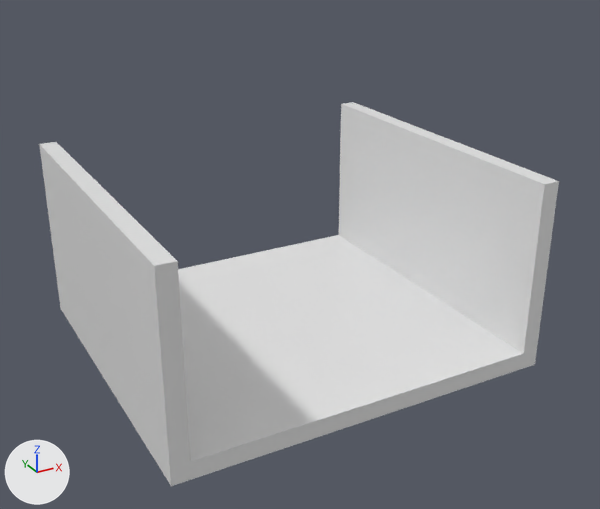
The Blender file models/lvl.blend: old version first, new version second.
Both versions are drawn from a camera (50 mm lens) standing at (-41.1, -59.0, 47.7) and looking at (0.8, 17.1, 9.6). The axes (+X, +Y, +Z) are drawn at lower left. The lights are the same throughout. The same objects are shown in both versions, whatever each file hides.

Names of what the first picture shows: 'unit1'.
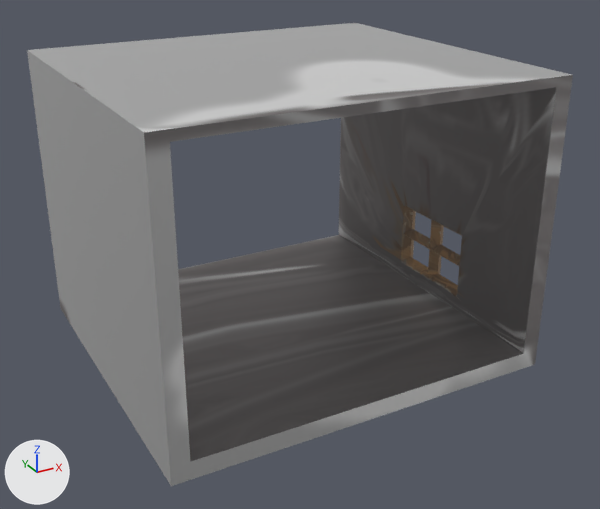
The change, as a diff of the scene's bpy script:
```diff
--- a/models/lvl.blend.py
+++ b/models/lvl.blend.py
@@ img_hallwaytexture @@
+img_hallwaytexture = load_image('hallwaytexture', '_unpacked/hallwaytexture', 1024, 1024, 'sRGB')
@@ mat_material @@
 mat_material = principled_material('Material')
-mat_material.base_color = (0.8, 0.8, 0.8)  # white #e7e7e7
-mat_material.roughness = 0.4
+mat_material.texture = img_hallwaytexture
+mat_material.metallic = 0.768
+mat_material.roughness = 0.532
+mat_material.specular_ior_level = 0.132
+mat_material.emission_color = (0.0183, 0.0183, 0.0183)  # black #252525
+mat_material.emission_strength = 1.0
@@ me_cube @@
 # used by ob_unit1; location = (0.0, 0.0, 0.0)
-me_cube.from_pydata(...)  # 34 vertices, 32 faces; spans x -22.0..22.0, y 0.0..40.0, z -2.0..20.0
+me_cube.from_pydata(...)  # 456 vertices, 912 faces, 8 loose edges; spans x -22.0..22.0, y 0.0..40.0, z -2.0..31.0
+# me_cube part 1: 14 vertices removed from x -22.0..22.0, y 0.0..40.0, z 20.0; 436 vertices added at x -22.0..22.0, y 0.0..40.0, z -2.0..31.0
 me_cube.materials.append(mat_material)
```

What differs and where, as boxes [x1, y1, x2, y2] in the pictures (600 x 509 px):
'unit1', surface changed, reshaped (white to grey, 21% taller): before [39, 102, 559, 486]; after [27, 23, 573, 486]
part 1 of me_cube, built on: before [39, 102, 559, 468]; after [27, 23, 573, 486]
